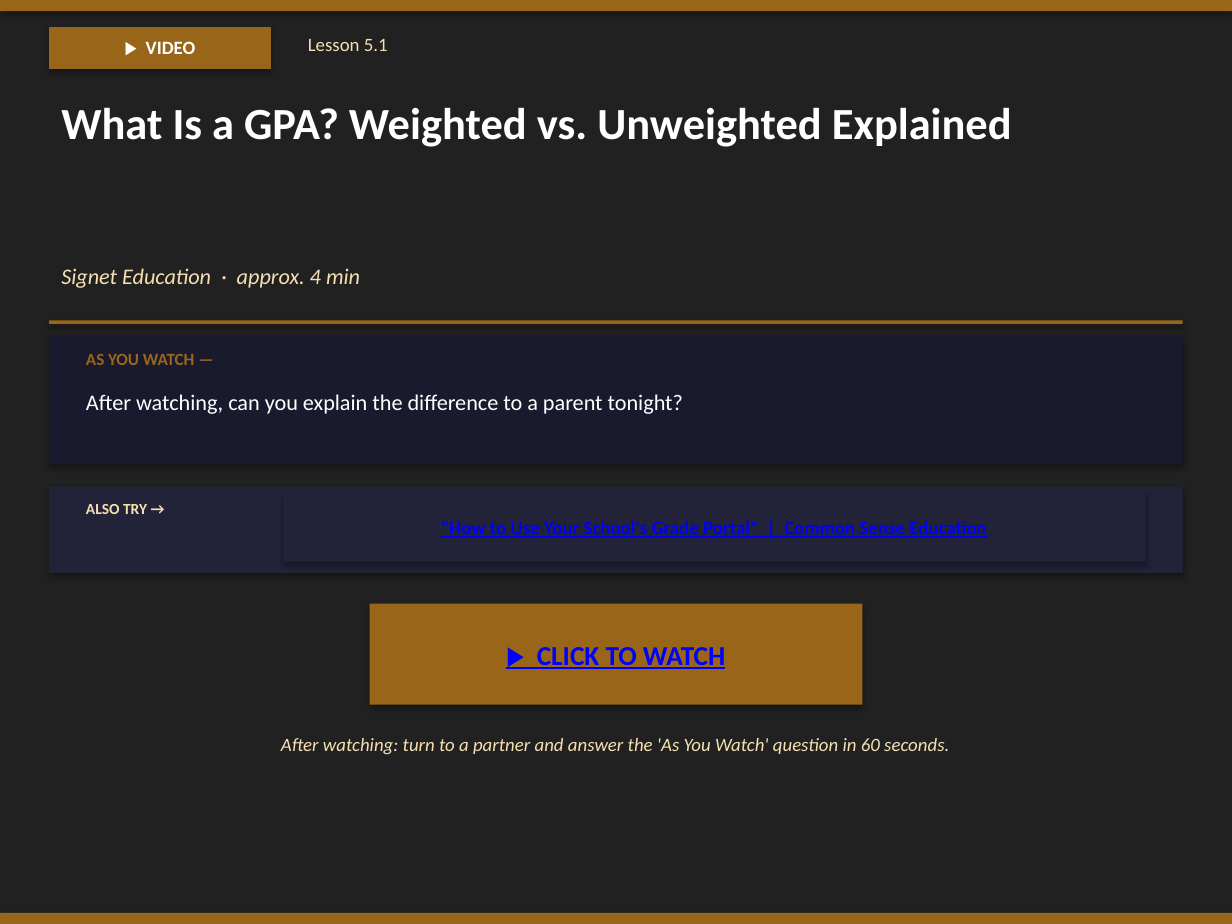
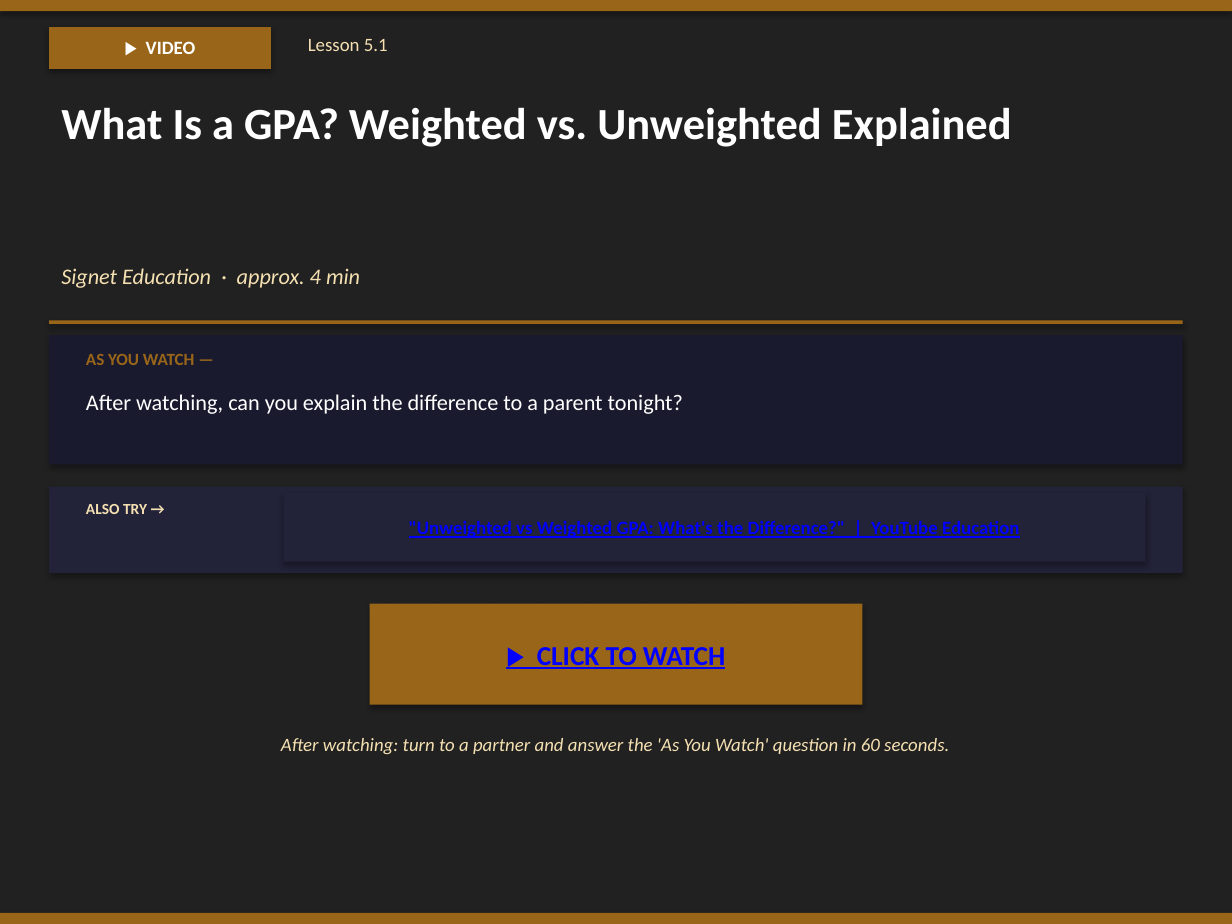
Before and after one commit to milesclawson/test-repo, a slide deck: slide 243 of downloads/warrior_prep_teacher_slides.pptx. Drawn at 1232x924 pixels with LibreOffice and Linux fonts; fonts in the diff are those of the drawing. Boxes give left, top, right and bottom in pixels: in the first picture for what was removed or moved away, otherwise in the second. Text is boxed around its words. In the diff, an @@ line names an element or a change of style, - is before the commit and + after.

```diff
--- a/downloads/warrior_prep_teacher_slides.pptx
+++ b/downloads/warrior_prep_teacher_slides.pptx
@@ text in rectangle at [409,521,1019,538]: text changed @@
-"How to Use Your School's Grade Portal" | Common Sense Education
+"Unweighted vs Weighted GPA: What's the Difference?" | YouTube Education
```
Also in this commit, not shown: 8 other slides changed, 1 other file.
